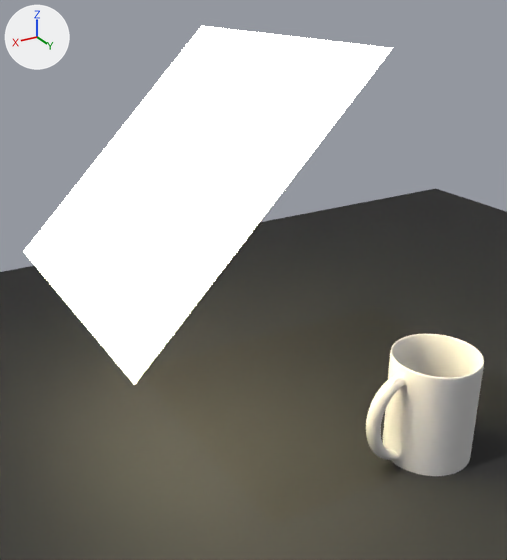
One commit to the Blender file assets/blender/Mug.blend: the scene before it, then after it.
Both versions are drawn from a 50 mm camera at (11.65, 10.72, 11.29) aimed at (3.17, -3.41, 4.22). The axes (+X, +Y, +Z) are drawn at upper left. The lights are the same throughout.
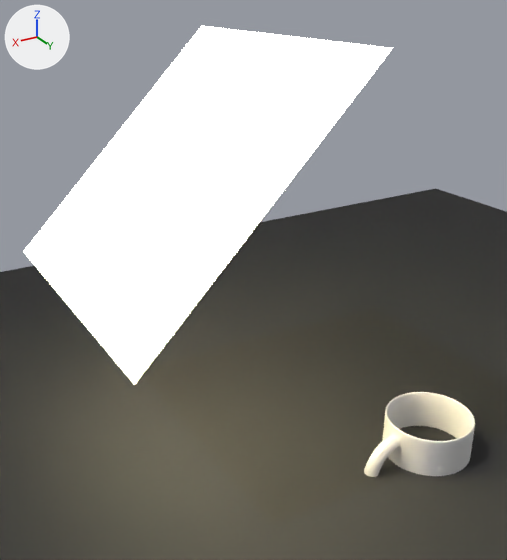
Changed parts and their boxes [x1, y1, x2, y2] in the pictures (507 x 560 px):
'Cylinder', moved
    before: [366, 334, 484, 476]
    after: [364, 392, 475, 477]

Patch to the scene script:
```diff
--- a/assets/blender/Mug.blend.py
+++ b/assets/blender/Mug.blend.py
@@ ob_cylinder @@
 ob_cylinder = bpy.data.objects.new('Cylinder', me_cylinder)
-ob_cylinder.location = (0.12, -0.13, 1.02)
+ob_cylinder.location = (0.12, -0.13, -0.75)
 ob_cylinder.scale = (1.13, 1.13, 1.13)
```
